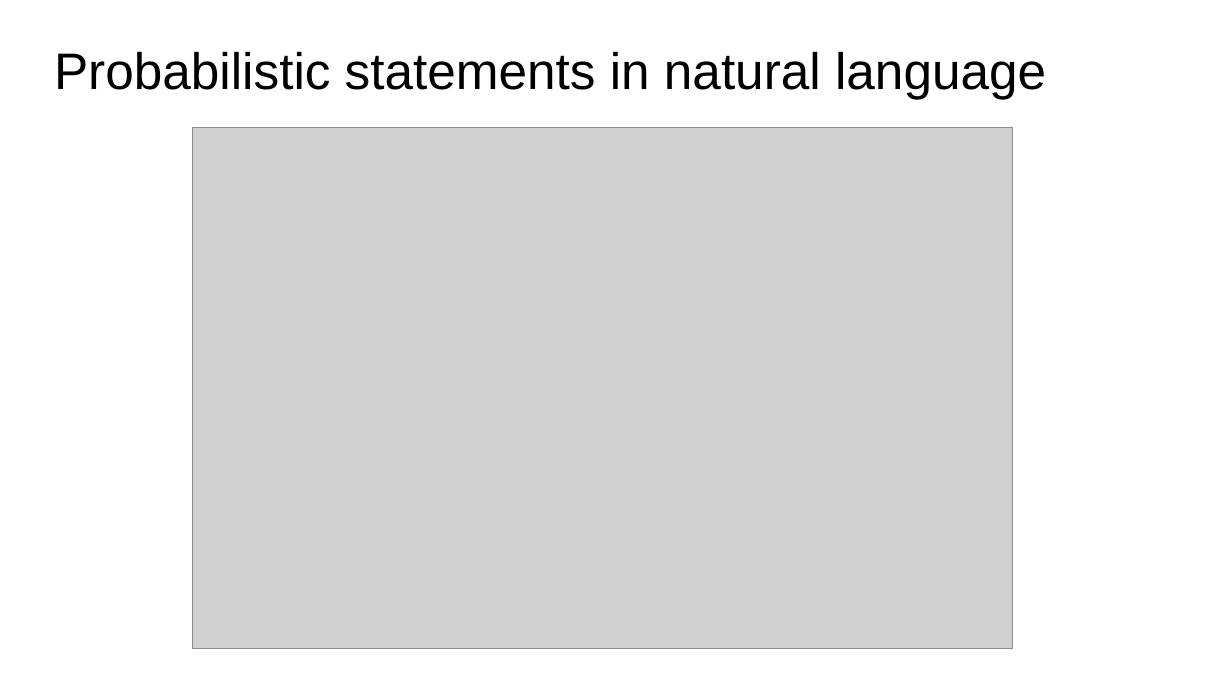
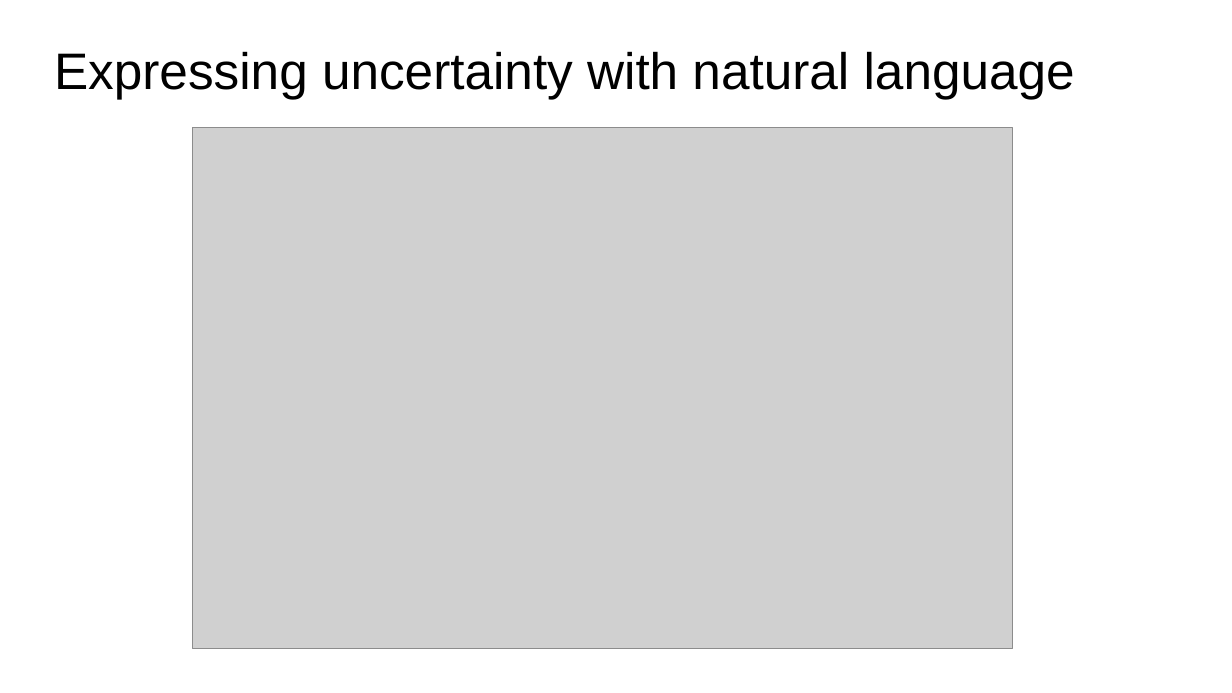
Before and after one commit to bstatcomp/ppworkshop, a slide deck: slide 9 of Slides/slides.pptx. Drawn at 1232x693 pixels with LibreOffice and Linux fonts; fonts in the diff are those of the drawing; grey boxes stand for pictures. Boxes give left, top, right and bottom in pixels: in the first picture for what was removed or moved away, otherwise in the second. Text is boxed around its words. In the diff, an @@ line names an element or a change of style, - is before the commit and + after.

```diff
--- a/Slides/slides.pptx
+++ b/Slides/slides.pptx
@@ title at (54,51,1075,99): text changed @@
-Probabilistic statements in natural language
+Expressing uncertainty with natural language
```
Also in this commit, not shown: 9 other slides changed, 5 slides added, 2 slides removed, 1 other file.
